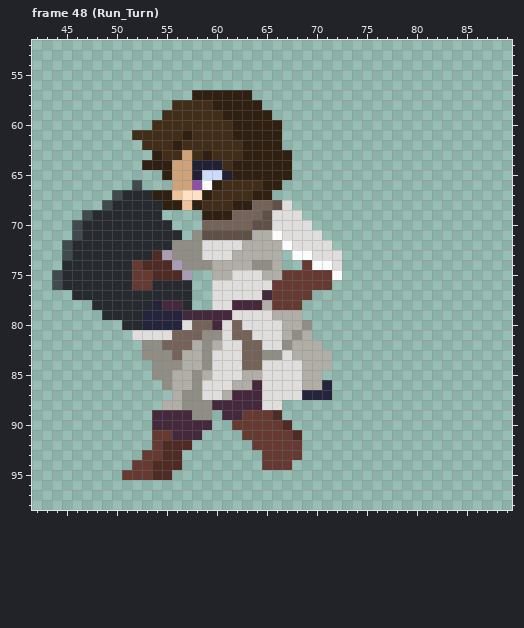
Pixel-art file: Assets/PlayerParts/Movement_SpritePack.aseprite. This is how it looked before the edit.
128x144 pixels, 153 frames. Colours within 5 levels of each other are drawn and written as one. Shown: frame 48 (Run_Turn): x 42..89, y 52..98. The commit also changed other frames, which this record leaves out.
Now the later version:
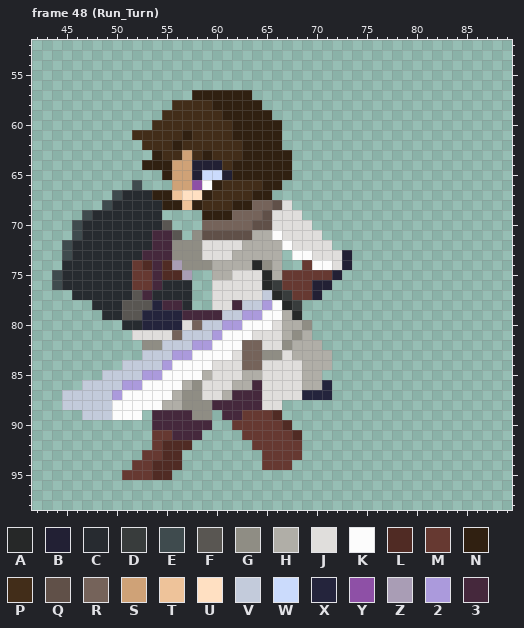
Palette (. is transparent): A #262828  B #222034  C #272b30  D #383c3c  E #3f4b4e  F #595652  G #8f8d84  H #b0aea7  J #e0dedc  K #fcfcfc  L #502b24  M #663931  N #302011  P #422d19  Q #605048  R #75635a  S #cfa277  T #eec39a  U #ffe0c2  V #c3cbdb  W #cbdbfc  X #24243c  Y #8e50a6  Z #a99db5  2 #ab9adc  3 #45283c
The edit:
layer "Accessories #2" now shown
Frame 48 (Run_Turn), layer "Accessories #2":
Colour 2 now appears in row 85 at x 53; in row 86 at x 51 to 52; in row 87 at x 50.
The author changed colour G to colour 2 in row 81 at x 60; in row 82 at x 59; in row 84 at x 55; in row 85 at x 54.
The author changed colour H to colour 2 in row 78 at x 65; in row 82 at x 58; in row 83 at x 57.
The author changed colour J to colour 2 in row 79 at x 63 to 64; in row 80 at x 61.
The author changed colour R to colour 2 in row 80 at x 62; in row 83 at x 56.
The author changed colour C to colour 3 in rows 71 to 72 at x 54 to 55; in row 73 at x 53; in row 76 at x 54; in row 77 at x 53.
The author changed colour L to colour 3 in rows 73 to 75 at x 54.
The author changed colour Z to colour 3 in row 73 at x 55.
The author changed colour G to colour A in row 74 at x 64.
The author changed colour H to colour A in row 75 at x 65; in row 79 at x 68.
The author changed colour J to colour A in row 76 at x 65.
The author changed colour M to colour A in row 77 at x 66; in row 78 at x 67.
Colour B now appears in rows 73 to 74 at x 73; in row 77 at x 70.
The author changed colour K to colour B in row 75 at x 72.
The author changed colour M to colour B in row 76 at x 70 to 71.
The author changed colour M to colour D in row 76 at x 66; in row 77 at x 67; in row 78 at x 68.
The author changed colour C to colour F in row 70 at x 55; in row 71 at x 56; in row 77 at x 52; in row 78 at x 51 to 53; in row 79 at x 51 to 52.
Colour K now appears in row 86 at x 53 to 54; in row 87 at x 51 to 55; in row 88 at x 50 to 54; in row 89 at x 50 to 52.
The author changed colour G to colour K in row 83 at x 59; in row 84 at x 56 and 59; in row 85 at x 55 and 58; in row 86 at x 55.
The author changed colour H to colour K in row 79 at x 66; in row 82 at x 60; in row 83 at x 58; in row 84 at x 57 to 58; in row 85 at x 56 to 57; in row 86 at x 56.
The author changed colour J to colour K in row 79 at x 65; in row 80 at x 63 to 65; in row 81 at x 61; in row 82 at x 61 to 62; in row 83 at x 60 to 61.
The author changed colour M to colour K in row 78 at x 66.
The author changed colour R to colour K in row 81 at x 62 to 63.
Colour V now appears in row 84 at x 51 to 53; in row 85 at x 49 to 52; in row 86 at x 47 to 50; in rows 87 to 88 at x 45 to 49; in row 89 at x 47 to 49.
The author changed colour 3 to colour V in row 77 at x 65; in row 78 at x 63 to 64; in row 79 at x 61; in row 80 at x 60.
The author changed colour G to colour V in row 81 at x 59; in row 83 at x 53 to 55; in row 84 at x 54.
The author changed colour J to colour V in row 79 at x 62.
The author changed colour R to colour V in row 80 at x 59; in row 81 at x 57 to 58; in row 82 at x 55 to 57.
Pixel boxes of the changes (left, top, right, bottom) in both pictures:
changed: (62, 220, 352, 420)
